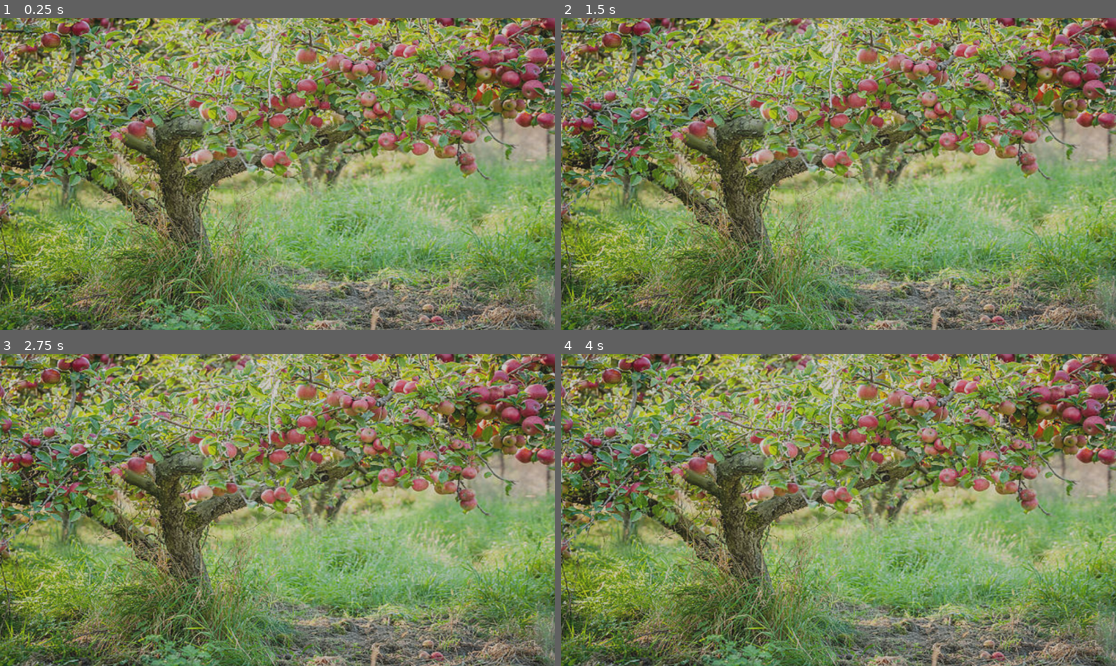
Above: before the commit, frames 1-4 (two rows, left to right).
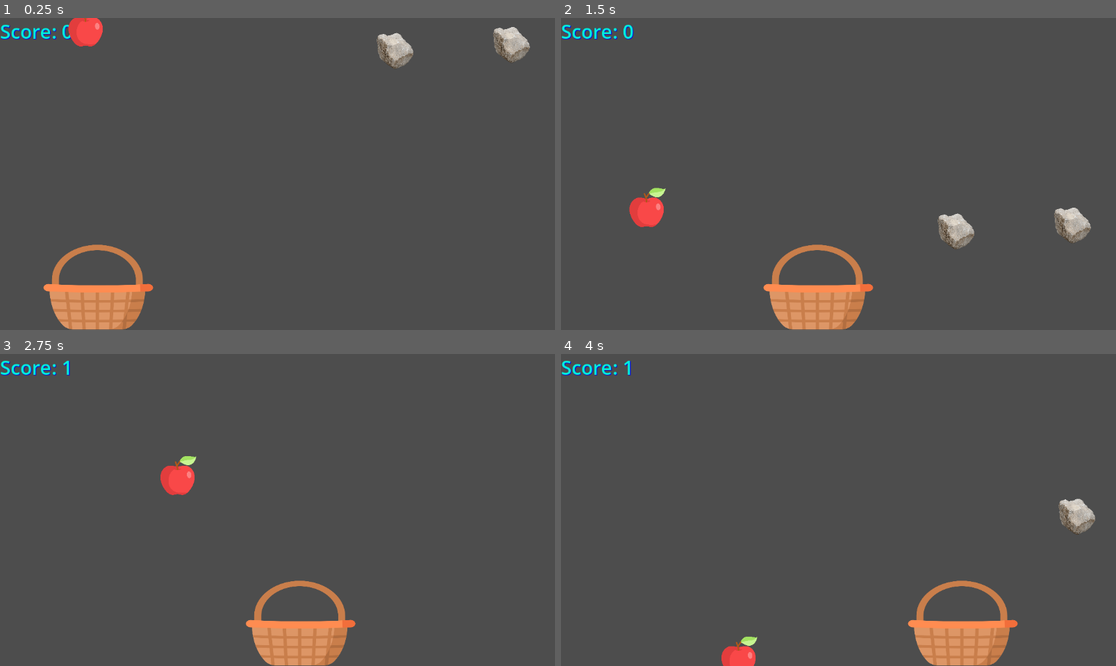
Above: after the commit, the same moments.

Repository: KhanakKRDS/apple_basket_2025
Game: Godot game, scene res://better_apples.tscn
Same seed, same stepped clock (60 frames per second), same inputs: the game is played once before the commit and once after it.
Inputs:
- Up to frame 1 (0.25 s): no input
- Up to frame 2 (1.5 s): hold Right 0.53-1.28 s; hold Left from 1.28 s (still down)
- Up to frame 3 (2.75 s): release Left at 2.03 s; hold Right from 2.03 s (still down)
- Up to frame 4 (4 s): release Right at 3.53 s; hold Left from 3.53 s (still down)

The runs differ from the first frame. In frame 1, 94% of the frame differs, in the area x 0-100%, y 0-100%; in frame 2, 94%; in frame 3, 94%; in frame 4, 94%.

Commit message:
updated better_apple.tscn

Diff:
--- a/apple-catcher/better_apples.tscn
+++ b/apple-catcher/better_apples.tscn
@@ -1,38 +1,52 @@
-[gd_scene load_steps=14 format=3 uid="uid://e8rfwr6rihsm"]
+[gd_scene load_steps=13 format=3 uid="uid://e8rfwr6rihsm"]
 
 [ext_resource type="Script" uid="uid://c3savlk0yywr4" path="res://apple.gd" id="1_82mcb"]
 [ext_resource type="Texture2D" uid="uid://qy5xgg6v3m20" path="res://wicker-basket.png" id="1_n6xs7"]
 [ext_resource type="Texture2D" uid="uid://bbkri0cend5g6" path="res://apple.png" id="2_8q4iw"]
 [ext_resource type="Script" uid="uid://k56alnf8dsom" path="res://star.gd" id="3_ba8uk"]
-[ext_resource type="Texture2D" uid="uid://dc35goqt0fy50" path="res://game_bg.jpg" id="3_dp5ro"]
 [ext_resource type="Texture2D" uid="uid://u127ur3hfvbf" path="res://star.png" id="5_mscbv"]
 [ext_resource type="Script" uid="uid://b24ajl4rwcs7j" path="res://stone.gd" id="6_82mcb"]
 [ext_resource type="Texture2D" uid="uid://c7j3dc3f8yh4i" path="res://stone.png" id="6_vio3b"]
 [ext_resource type="Script" uid="uid://dxcks0p0ilrbb" path="res://basket.gd" id="7_ba8uk"]
 
+[sub_resource type="CircleShape2D" id="CircleShape2D_ba8uk"]
+radius = 254.88332
+
 [sub_resource type="CircleShape2D" id="CircleShape2D_dp5ro"]
 radius = 35.850414
 
-[sub_resource type="CircleShape2D" id="CircleShape2D_ba8uk"]
-radius = 248.07356
-
-[sub_resource type="CircleShape2D" id="CircleShape2D_dp5ro"]
-radius = 35.850414
+[sub_resource type="CircleShape2D" id="CircleShape2D_ucbje"]
+radius = 39.56008
 
 [sub_resource type="CapsuleShape2D" id="CapsuleShape2D_glxhr"]
 radius = 55.96112
 height = 214.35492
 
-[sub_resource type="CircleShape2D" id="CircleShape2D_ucbje"]
-radius = 39.56008
-
 [node name="BetterApples" type="Node2D"]
 
-[node name="bg" type="Sprite2D" parent="."]
-self_modulate = Color(1, 1, 1, 0.73333335)
-position = Vector2(575.5, 328.25)
-scale = Vector2(1.893791, 1.6154792)
-texture = ExtResource("3_dp5ro")
+[node name="score" type="Label" parent="."]
+offset_right = 151.0
+offset_bottom = 55.0
+theme_override_colors/font_color = Color(0, 0.941176, 0.866667, 1)
+theme_override_colors/font_shadow_color = Color(0, 0, 0.945098, 1)
+theme_override_font_sizes/font_size = 40
+text = "Score: 0"
+horizontal_alignment = 1
+vertical_alignment = 1
+
+[node name="apple" type="CharacterBody2D" parent="."]
+position = Vector2(182, -62)
+script = ExtResource("1_82mcb")
+
+[node name="apple_image" type="Sprite2D" parent="apple"]
+position = Vector2(-2.49998, 5.50002)
+scale = Vector2(0.162109, 0.158203)
+texture = ExtResource("2_8q4iw")
+
+[node name="apple_collision" type="CollisionShape2D" parent="apple"]
+position = Vector2(-4, 9)
+scale = Vector2(0.16210902, 0.158203)
+shape = SubResource("CircleShape2D_ba8uk")
 
 [node name="star" type="CharacterBody2D" parent="."]
 position = Vector2(337, -68)
@@ -45,11 +59,38 @@
 
 [node name="star_collision" type="CollisionShape2D" parent="star"]
 position = Vector2(7.0000005, 7)
-shape = SubResource("CircleShape2D_ucbje")
+shape = SubResource("CircleShape2D_dp5ro")
 
 [node name="Timer" type="Timer" parent="star"]
 wait_time = 30.0
 autostart = true
 
+[node name="stone" type="CharacterBody2D" parent="."]
+position = Vector2(526, -67)
+script = ExtResource("6_82mcb")
+
+[node name="stone_image" type="Sprite2D" parent="stone"]
+position = Vector2(7.62939e-06, -2.86102e-06)
+scale = Vector2(0.104004, 0.133503)
+texture = ExtResource("6_vio3b")
+
+[node name="stone-collision" type="CollisionShape2D" parent="stone"]
+position = Vector2(0, -3)
+shape = SubResource("CircleShape2D_ucbje")
+
+[node name="basket" type="Area2D" parent="."]
+position = Vector2(201, 555)
+script = ExtResource("7_ba8uk")
+
+[node name="basket_image" type="Sprite2D" parent="basket"]
+position = Vector2(3.12503, 3.87497)
+scale = Vector2(0.445801, 0.343262)
+texture = ExtResource("1_n6xs7")
+
+[node name="basket_collision" type="CollisionShape2D" parent="basket"]
+position = Vector2(1, 37)
+rotation = 1.5548762
+shape = SubResource("CapsuleShape2D_glxhr")
+
 [connection signal="timeout" from="star/Timer" to="star" method="_on_timer_timeout"]
 [connection signal="body_entered" from="basket" to="basket" method="_on_body_entered"]
